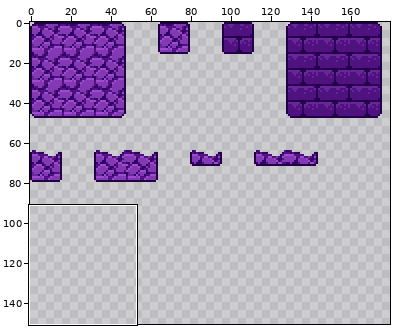
Pixel-art file -- Unity/Assets/Asprite Assets/Blocks.aseprite. Above: a wide view before the commit, with the close-up outlined.
Close-up. Before the edit:
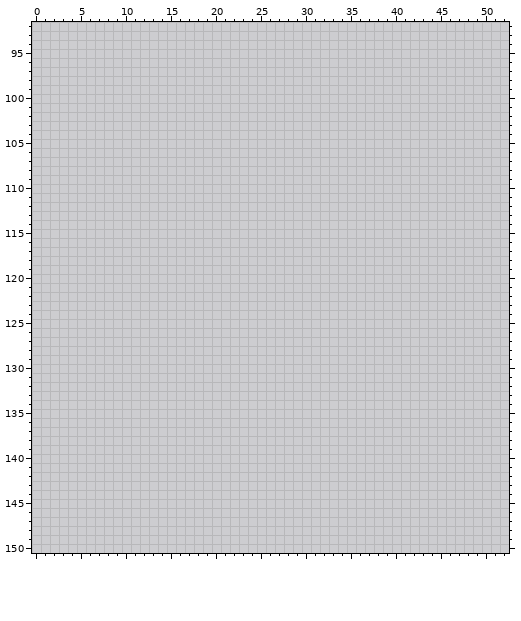
256x256 pixels, 1 frame. Colours within 5 levels of each other are drawn and written as one. Shown: x 0..52, y 92..150. The wide view leaves out empty margins.
After the commit:
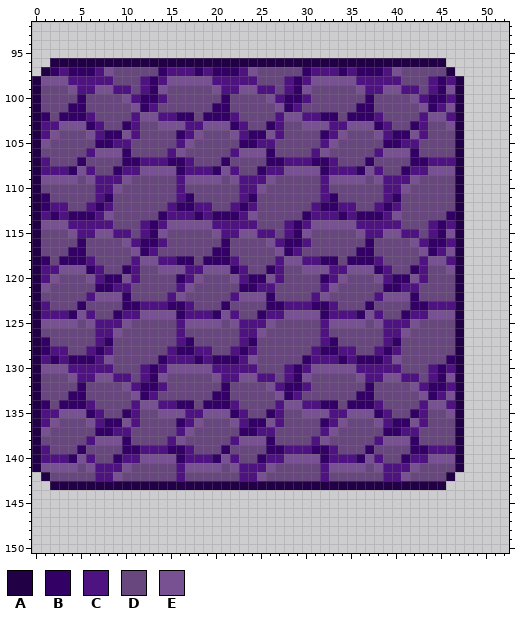
Palette (. is transparent): A #220046  B #330066  C #4e1380  D #68467e  E #775191
Commit: Added grey Stone
The edit:
Changed rows in their new state; - is an unchanged pixel.
first column x 0:
 96 --AAAAAAAAAAAAAAAAAAAAAAAAAAAAAAAAAAAAAAAAAAAA--
 97 -ABCBBBCEDDDDDBCCCBCBBBCEDDDDDBCCCBCBBBCEDDDDDA-
 98 AEEECCCCCDDDCBCEEEEECCCCCDDDCBCEEEEECCCCCDDDCBCA
 99 ADDDECCEECCDCBEDDDDDECCEECCDCBEDDDDDECCEECCDCBEA
100 ADDDDBDDDDECBBCDDDDDDBDDDDECBBCDDDDDDBDDDDECBBCA
101 ADDDBBDDDDDEBCDDDDDDBBDDDDDEBCDDDDDDBBDDDDDEBCEA
102 ABDBBBCDDDDCEECCBBDBBBCDDDDCEECCBBDBBBCDDDDCEECA
103 ACCEEEBCDDBCDDEEECCEEEBCDDBCDDEEECCEEEBCDDBCDDEA
104 ACEDDDECBBECDDDDBCEDDDECBBECDDDDBCEDDDECBBECDDDA
105 AEDDDDDBBCCDDDDDCEDDDDDBBCCDDDDDCEDDDDDBBCCDDDDA
106 ADDDDDCEEEBDDDDCEDDDDDCEEEBDDDDCEDDDDDCEEEBDDDDA
107 ACDDDBDDDDBBCCCBBCDDDBDDDDBBCCCBBCDDDBDDDDBBCCCA
108 ACCCBECDDBCCEEEEBCCCBECDDBCCEEEEBCCCBECDDBCCEEEA
109 AEEEEDECCCEDDDDDCEEEEDECCCEDDDDDCEEEEDECCCEDDDDA
110 ADDDDDDCCEDDDDDDCDDDDDDCCEDDDDDDCDDDDDDCCEDDDDDA
111 ABDDDDDCBDDDDDDDCBDDDDDCBDDDDDDDCBDDDDDCBDDDDDDA
112 ABCCDDCBCDDDDDDCBBCCDDCBCDDDDDDCBBCCDDCBCDDDDDDA
113 ACBCBBBCEDDDDDBCCCBCBBBCEDDDDDBCCCBCBBBCEDDDDDBA
114 AEEECCCCCDDDCBCEEEEECCCCCDDDCBCEEEEECCCCCDDDCBCA
115 ADDDECCEECCDCBEDDDDDECCEECCDCBEDDDDDECCEECCDCBEA
116 ADDDDBDDDDECBBCDDDDDDBDDDDECBBCDDDDDDBDDDDECBBCA
117 ADDDBBDDDDDEBCDDDDDDBBDDDDDEBCDDDDDDBBDDDDDEBCEA
118 ABDBBBCDDDDCEECCBBDBBBCDDDDCEECCBBDBBBCDDDDCEECA
119 ACCEEEBCDDBCDDEEECCEEEBCDDBCDDEEECCEEEBCDDBCDDEA
120 ACEDDDECBBECDDDDBCEDDDECBBECDDDDBCEDDDECBBECDDDA
121 AEDDDDDBBCCDDDDDCEDDDDDBBCCDDDDDCEDDDDDBBCCDDDDA
122 ADDDDDCEEEBDDDDCEDDDDDCEEEBDDDDCEDDDDDCEEEBDDDDA
123 ACDDDBDDDDBBCCCBBCDDDBDDDDBBCCCBBCDDDBDDDDBBCCCA
124 ACCCBECDDBCCEEEEBCCCBECDDBCCEEEEBCCCBECDDBCCEEEA
125 AEEEEDECCCEDDDDDCEEEEDECCCEDDDDDCEEEEDECCCEDDDDA
126 ADDDDDDCCEDDDDDDCDDDDDDCCEDDDDDDCDDDDDDCCEDDDDDA
127 ABDDDDDCBDDDDDDDCBDDDDDCBDDDDDDDCBDDDDDCBDDDDDDA
128 ABCCDDCBCDDDDDDCBBCCDDCBCDDDDDDCBBCCDDCBCDDDDDDA
129 ACBCBBBCEDDDDDBCCCBCBBBCEDDDDDBCCCBCBBBCEDDDDDBA
130 AEEECCCCCDDDCBCEEEEECCCCCDDDCBCEEEEECCCCCDDDCBCA
131 ADDDECCEECCDCBEDDDDDECCEECCDCBEDDDDDECCEECCDCBEA
132 ADDDDBDDDDECBBCDDDDDDBDDDDECBBCDDDDDDBDDDDECBBCA
133 ADDDBBDDDDDEBCDDDDDDBBDDDDDEBCDDDDDDBBDDDDDEBCEA
134 ABDBBBCDDDDCEECCBBDBBBCDDDDCEECCBBDBBBCDDDDCEECA
135 ACCEEEBCDDBCDDEEECCEEEBCDDBCDDEEECCEEEBCDDBCDDEA
136 ACEDDDECBBECDDDDBCEDDDECBBECDDDDBCEDDDECBBECDDDA
137 AEDDDDDBBCCDDDDDCEDDDDDBBCCDDDDDCEDDDDDBBCCDDDDA
138 ADDDDDCEEEBDDDDCEDDDDDCEEEBDDDDCEDDDDDCEEEBDDDDA
139 ACDDDBDDDDBBCCCBBCDDDBDDDDBBCCCBBCDDDBDDDDBBCCCA
140 ACCCBECDDBCCEEEEBCCCBECDDBCCEEEEBCCCBECDDBCCEEEA
141 AEEEEDECCCEDDDDDCEEEEDECCCEDDDDDCEEEEDECCCEDDDDA
142 -ADDDDDCCEDDDDDDCDDDDDDCCEDDDDDDCDDDDDDCCEDDDDA-
143 --AAAAAAAAAAAAAAAAAAAAAAAAAAAAAAAAAAAAAAAAAAAA--
